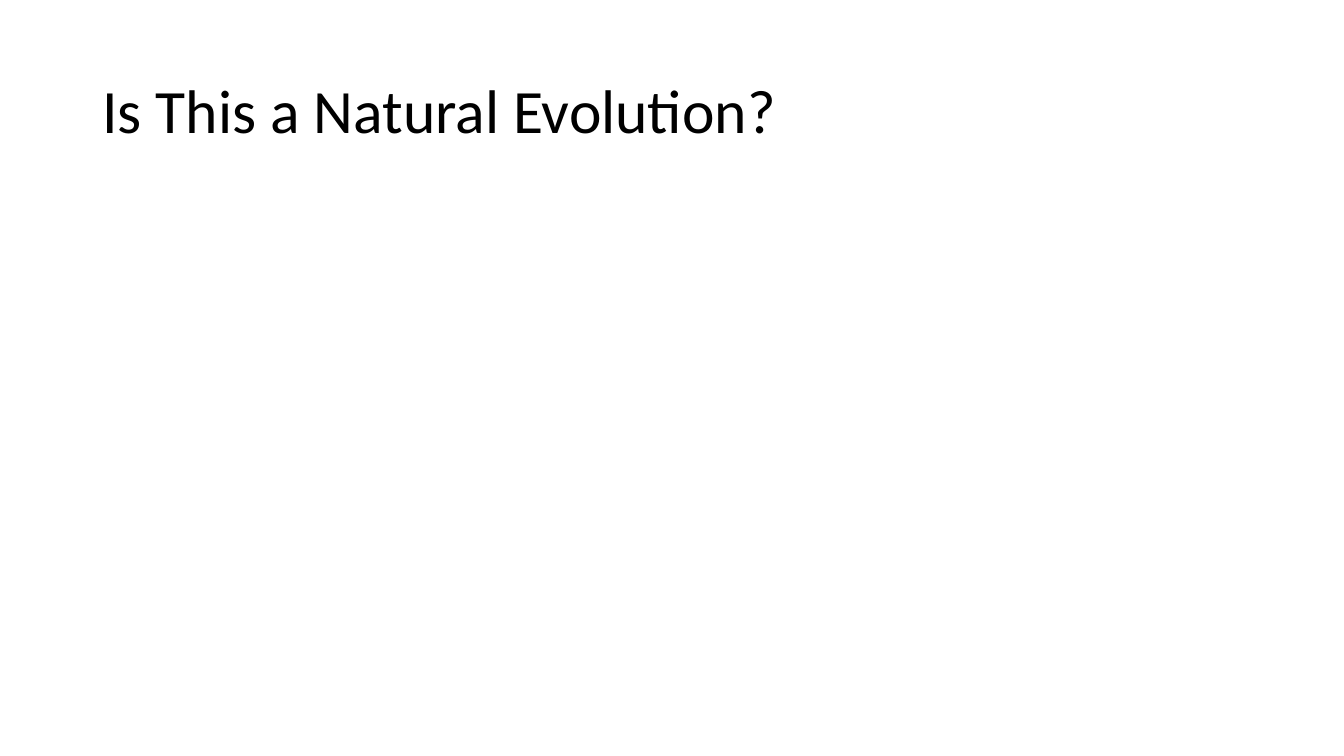
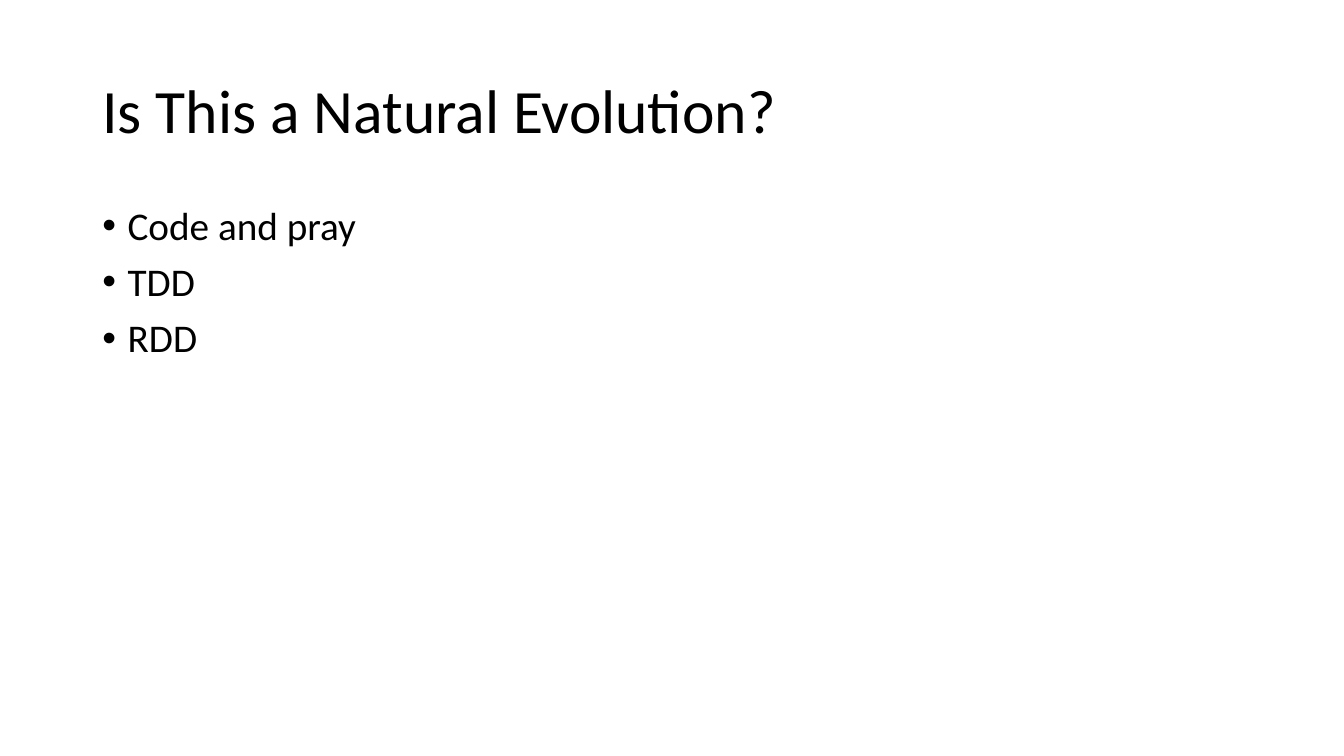
Before and after one commit to jamessdixon/REPL-Driven-Development, a slide deck: slide 20 of REPL-Driven-Development.pptx. Drawn at 1344x756 pixels with LibreOffice and Linux fonts; fonts in the diff are those of the drawing. Boxes give left, top, right and bottom in pixels: in the first picture for what was removed or moved away, otherwise in the second. Text is boxed around its words. In the diff, an @@ line names an element or a change of style, - is before the commit and + after.

```diff
--- a/REPL-Driven-Development.pptx
+++ b/REPL-Driven-Development.pptx
@@ text added at bbox=[128, 212, 356, 352], 28 pt, text #000000 @@
+• Code and pray
+• TDD
+• RDD
```
Also in this commit, not shown: 5 other slides changed, 7 slides removed.
